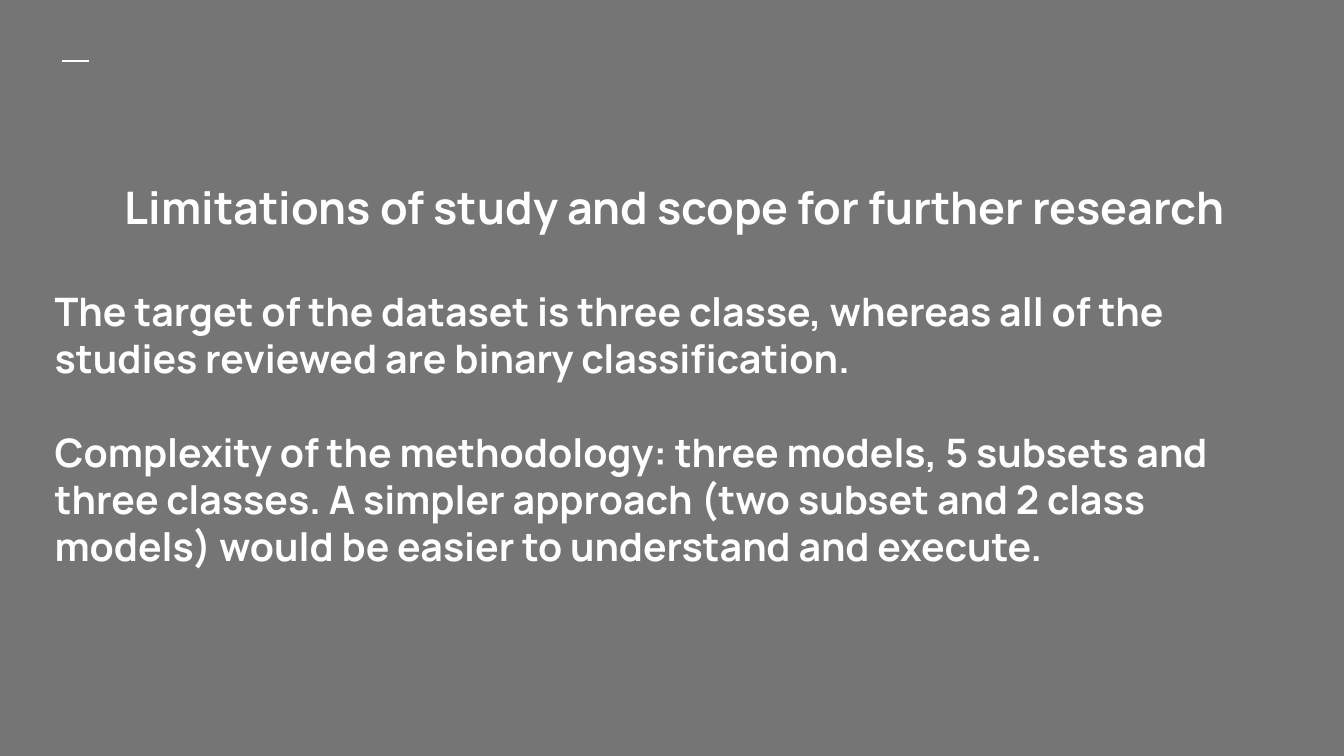
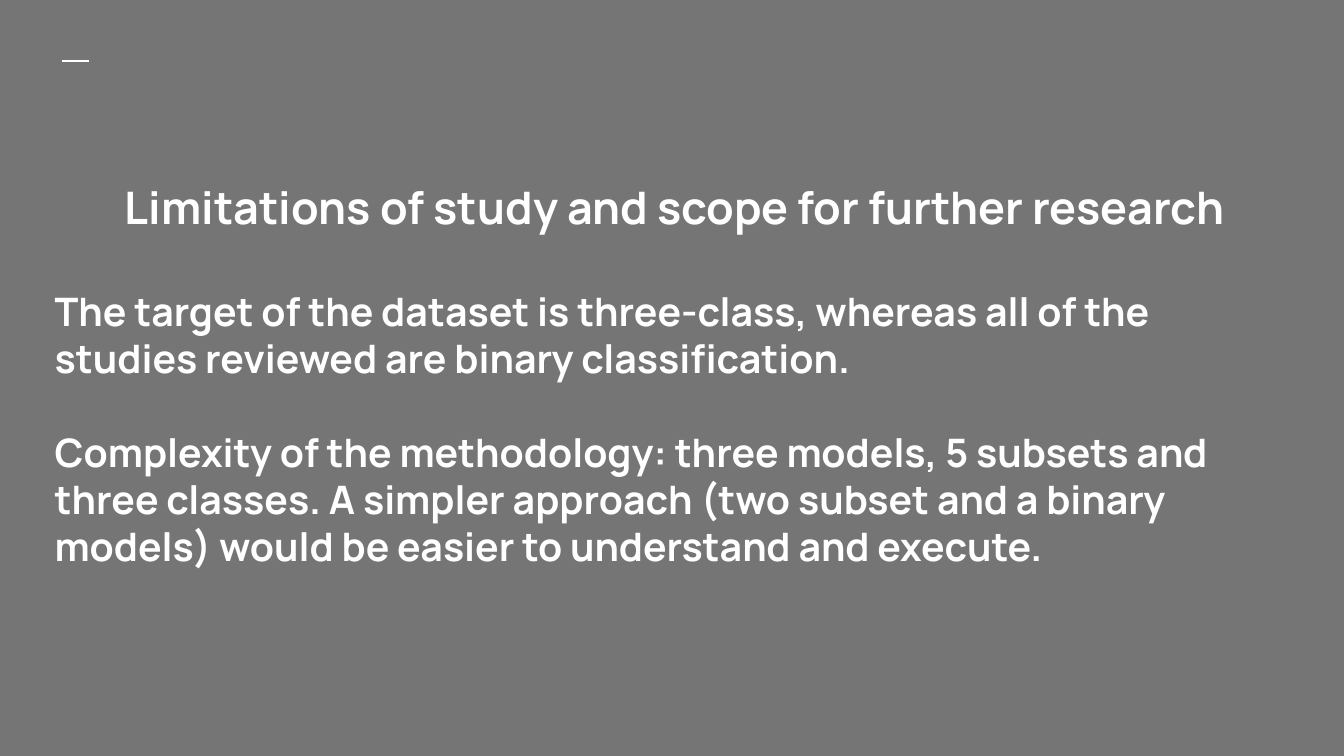
Before and after one commit to bryantoca/capstone_project, a slide deck: slide 16 of Pang_slide.pptx. Drawn at 1344x756 pixels with LibreOffice and Linux fonts; fonts in the diff are those of the drawing. Boxes give left, top, right and bottom in pixels: in the first picture for what was removed or moved away, otherwise in the second. Text is boxed around its words. In the diff, an @@ line names an element or a change of style, - is before the commit and + after.

```diff
--- a/Pang_slide.pptx
+++ b/Pang_slide.pptx
@@ title at <box>55,297,1207,568</box>: text changed @@
-The target of the dataset is three classe, whereas all of the studies reviewed are binary classification.
-Complexity of the methodology: three models, 5 subsets and three classes. A simpler approach (two subset and 2 class models) would be easier to understand and execute.
+The target of the dataset is three-class, whereas all of the studies reviewed are binary classification.
+Complexity of the methodology: three models, 5 subsets and three classes. A simpler approach (two subset and a binary models) would be easier to understand and execute.
```
Also in this commit, not shown: 5 other slides changed, 1 other file.
